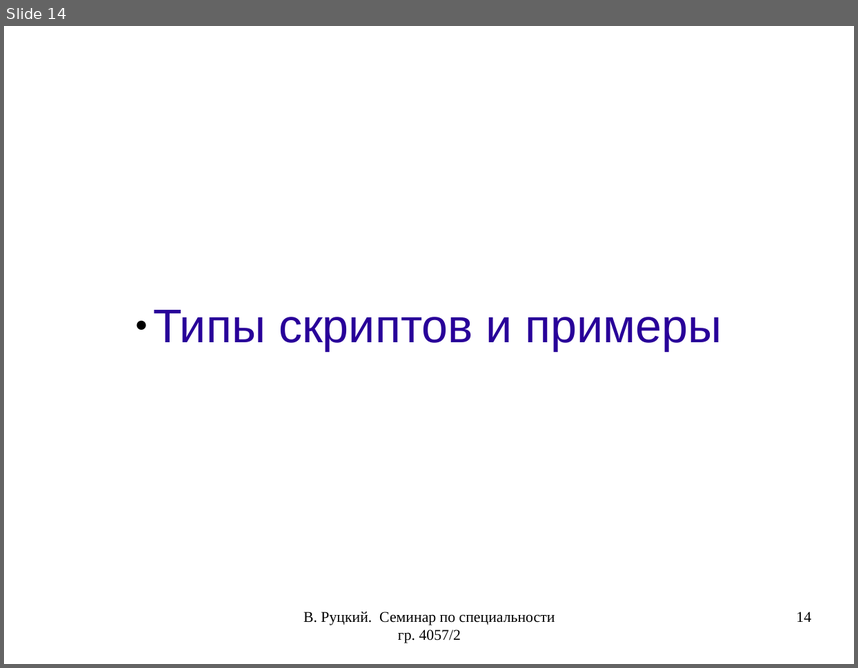
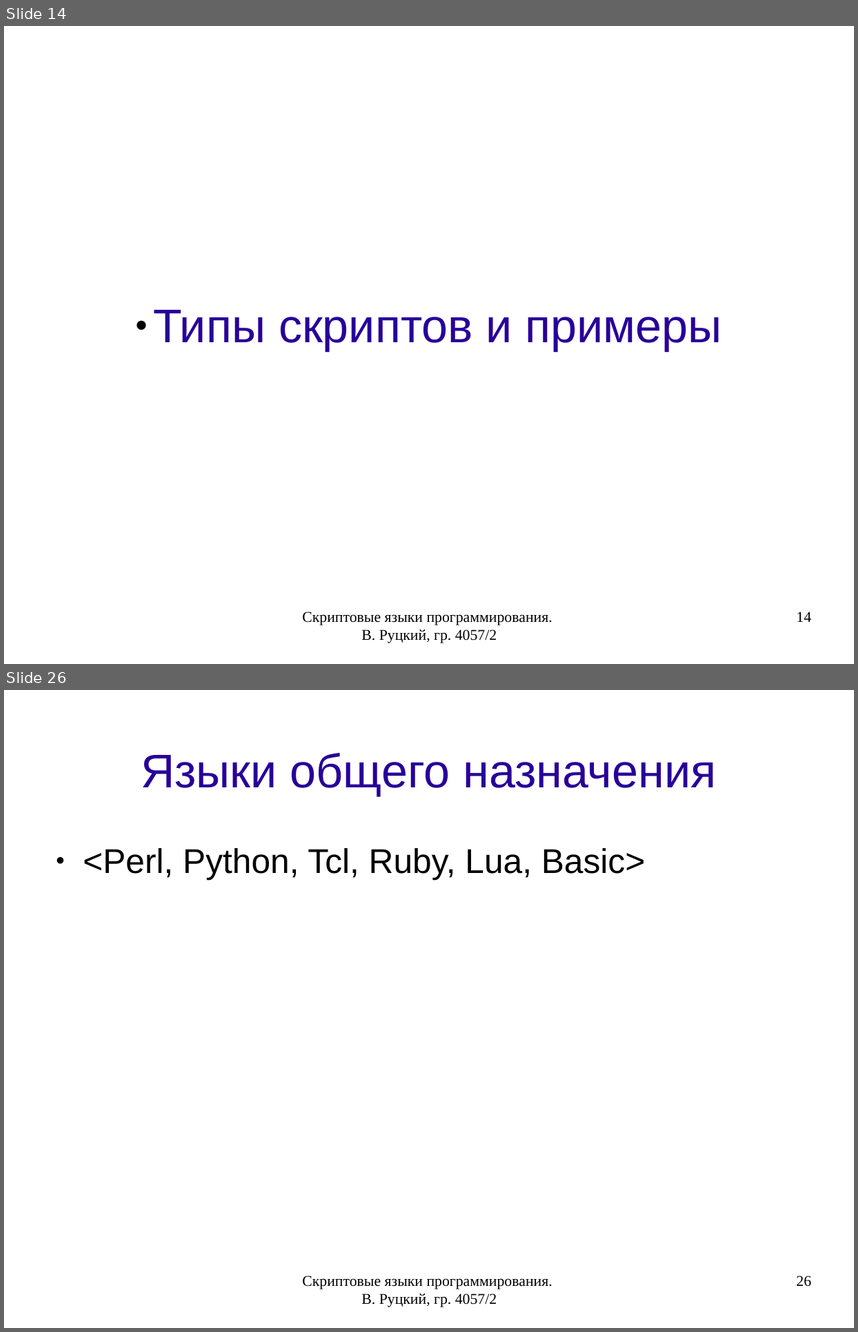
Before and after one commit to rutsky/semester07, a slide deck: Operation_systems/scripting_languages/40572_Rutsky_Scripting_languages.odp. Shown one above the other, each under a label of ours: slide 14 before the commit, slides 14 and 26 after it; the slides between them are not shown. The pictures are 858x668 and 858x1332 pixels, drawn with LibreOffice and Linux fonts; fonts in the diff are those of the drawing. Boxes give left, top, right and bottom in pixels: in the first picture for what was removed or moved away, otherwise in the second. Text is boxed around its words. In the diff, an @@ line names an element or a change of style, - is before the commit and + after.

```diff
--- a/Operation_systems/scripting_languages/40572_Rutsky_Scripting_languages.odp
+++ b/Operation_systems/scripting_languages/40572_Rutsky_Scripting_languages.odp
@@ slide 26 added at [4,690,854,1328], background #FFFFFF @@
@@ title added at [141,753,717,796], 44 pt, text #280099 @@
+Языки общего назначения
@@ text added at [83,848,645,880], 32 pt, text #000000 @@
+● <Perl, Python, Tcl, Ruby, Lua, Basic>
@@ text added at [302,1275,553,1307], 14 pt, text #000000 @@
+Скриптовые языки программирования. В. Руцкий, гр. 4057/2
@@ page number added at [796,1275,811,1286], 14 pt, text #000000 @@
+26
@@ slide 14 changed as well @@
@@ text at [302,611,553,643]: text changed @@
-В. Руцкий. Семинар по специальности гр. 4057/2
+Скриптовые языки программирования. В. Руцкий, гр. 4057/2
```
Also in this commit, not shown: 16 other slides changed, 12 other slides added, 1 slide removed, 5 other files.
